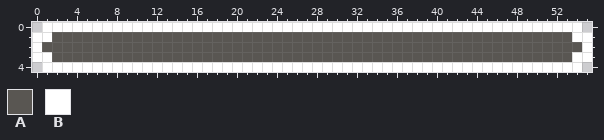
Pixel-art file -- Assets/Sprites/progress_bar_bg.aseprite. Above: the version before the commit.
56x5 pixels, 1 frame.
Palette (. is transparent): A #595652  B #ffffff
The result:
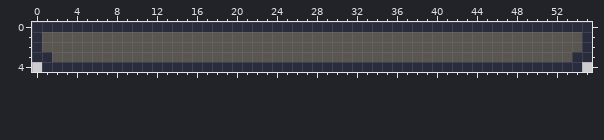
From old to new:
colour B: #ffffff -> #282c3c
y 0: x 0 . -> B; x 55 . -> B
y 1: x 1 B -> A; x 54 B -> A
Changed places in both pictures, as pixel boxes (x1, y1, x2, y2):
changed: (32, 22, 592, 72)
